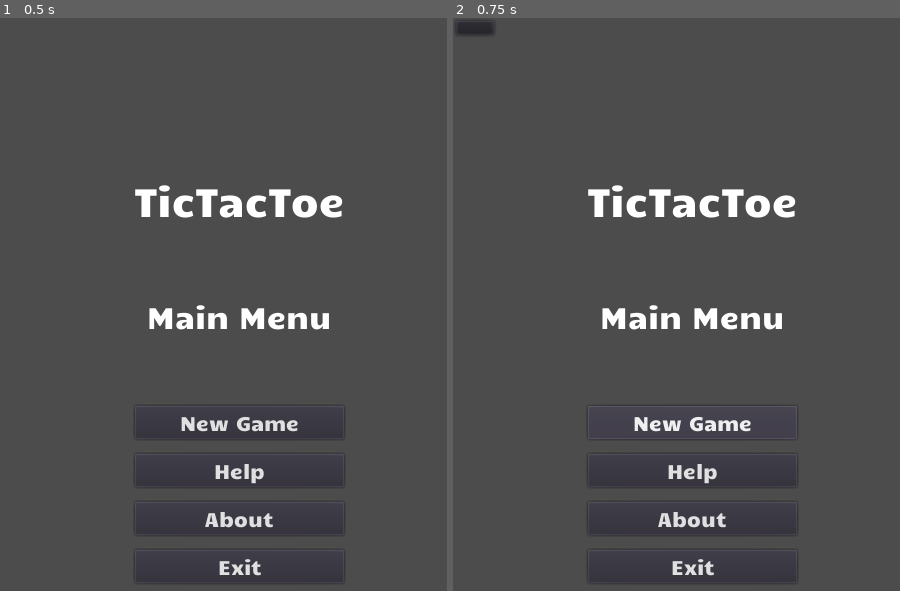
Above: before the commit, frames 1-2 (left to right).
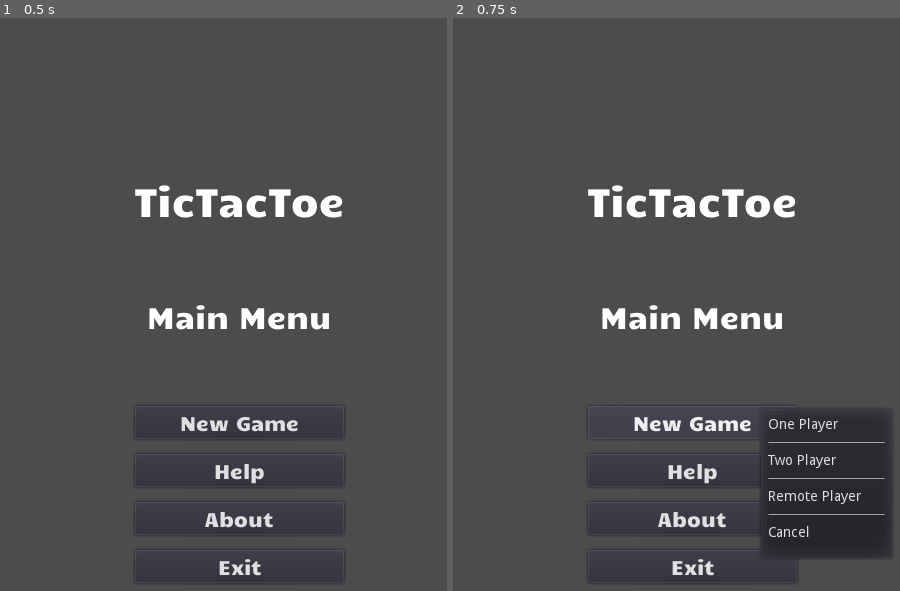
Above: after the commit, the same moments.

Repository: edd34/TicTacToe_Godot
Game: Godot game, scene res://Scenes/MainMenu.tscn
The game is run twice, just before and just after one commit, with the same random seed, the same clock (stepped at 60 frames per second) and the same inputs.
Inputs:
- Up to frame 1 (0.5 s): no input
- Up to frame 2 (0.75 s): click "New Game" at 0.5 s

Frame 1 is identical in both runs. In frame 2, 6.3% of the frame differs, in the area x 0-98%, y 0-95%.

Commit message:
First version of popup menu new game implemented, without logic

Diff:
--- a/Scenes/MainMenu.tscn
+++ b/Scenes/MainMenu.tscn
@@ -279,45 +279,27 @@
 script = ExtResource( 5 )
 _sections_unfolded = [ "Focus", "custom_fonts" ]
 
-[node name="Popup" type="Popup" parent="MarginContainer/CenterContainer/MainScreen/MainMenu" index="4"]
-
-visible = false
-anchor_left = 0.0
-anchor_top = 0.0
-anchor_right = 0.0
-anchor_bottom = 0.0
-margin_top = 192.0
-margin_right = 209.0
-margin_bottom = 192.0
-rect_pivot_offset = Vector2( 0, 0 )
-rect_clip_content = false
+[node name="PopupMenu" type="PopupMenu" parent="MarginContainer/CenterContainer" index="1"]
+
+anchor_left = 0.5
+anchor_top = 0.5
+anchor_right = 0.5
+anchor_bottom = 0.5
+margin_left = 65.0
+margin_top = 28.0
+margin_right = 200.0
+margin_bottom = 183.0
+rect_pivot_offset = Vector2( 0, 0 )
+rect_clip_content = false
+focus_mode = 2
 mouse_filter = 0
 mouse_default_cursor_shape = 0
 size_flags_horizontal = 1
 size_flags_vertical = 1
 popup_exclusive = true
-_sections_unfolded = [ "Popup" ]
-
-[node name="PopupMenu" type="PopupMenu" parent="MarginContainer/CenterContainer/MainScreen/MainMenu/Popup" index="0"]
-
-visible = false
-anchor_left = 0.0
-anchor_top = 0.0
-anchor_right = 0.0
-anchor_bottom = 0.0
-margin_right = 20.0
-margin_bottom = 20.0
-rect_pivot_offset = Vector2( 0, 0 )
-rect_clip_content = false
-focus_mode = 2
-mouse_filter = 0
-mouse_default_cursor_shape = 0
-size_flags_horizontal = 1
-size_flags_vertical = 1
-popup_exclusive = true
-items = [  ]
+items = [ "One Player", null, false, false, false, 0, 0, null, "", false, "", null, false, false, true, 1, 0, null, "", true, "Two Player", null, false, false, false, 2, 0, null, "", false, "", null, false, false, true, -1, 0, null, "", true, "Remote Player", null, false, false, false, 4, 0, null, "", false, "", null, false, false, true, -1, 0, null, "", true, "Cancel", null, false, false, false, -1, 0, null, "", false ]
 hide_on_state_item_selection = false
-_sections_unfolded = [ "Popup" ]
+_sections_unfolded = [ "Anchor", "Focus", "Grow Direction", "Hint", "Margin", "Material", "Mouse", "Pause", "Popup", "Rect", "Size Flags", "Visibility", "custom_colors", "custom_constants", "custom_fonts", "custom_styles" ]
 
 [connection signal="pressed" from="MarginContainer/CenterContainer/MainScreen/MainMenu/NewGameButton" to="MarginContainer/CenterContainer/MainScreen/MainMenu/NewGameButton" method="_on_NewGameButton_pressed"]
 
--- a/Scripts/Menu/NewGameButton.gd
+++ b/Scripts/Menu/NewGameButton.gd
@@ -17,6 +17,5 @@
 
 func _on_NewGameButton_pressed():
 	##get_node("/root/global").goto_scene("res://Scenes/Play.tscn")
-	get_node("../Popup").popup()
-	get_node("../Popup/PopupMenu").popup()
+	get_tree().get_root().get_node("Node/MarginContainer/CenterContainer/PopupMenu").popup()
 	pass # replace with function body
